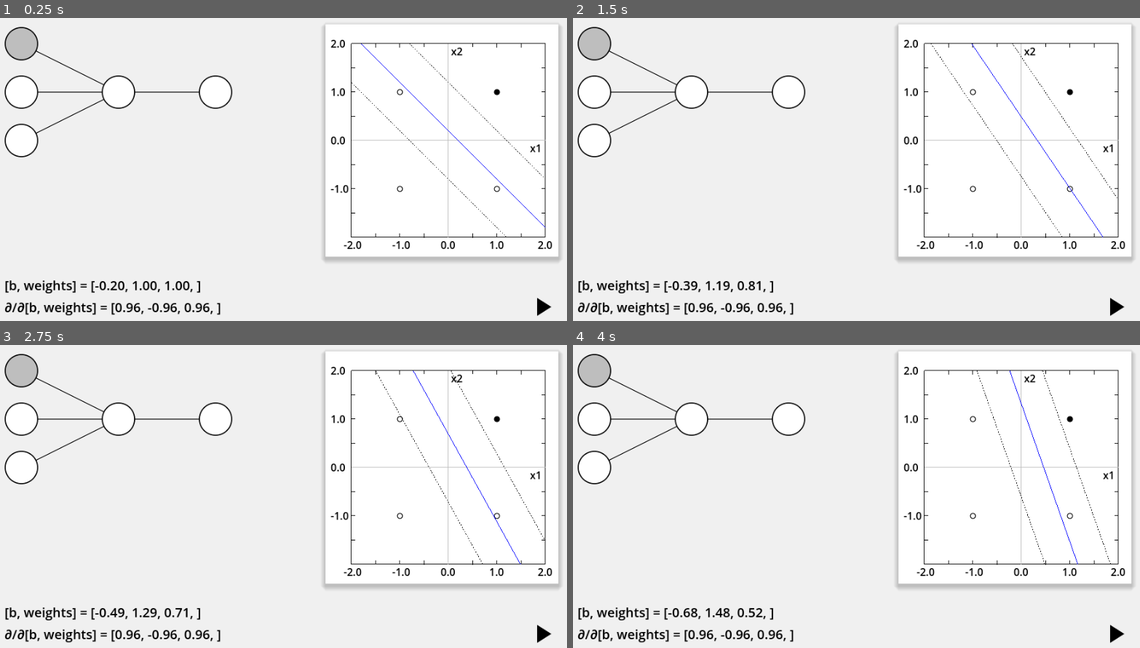
Above: before the commit, frames 1-4 (two rows, left to right).
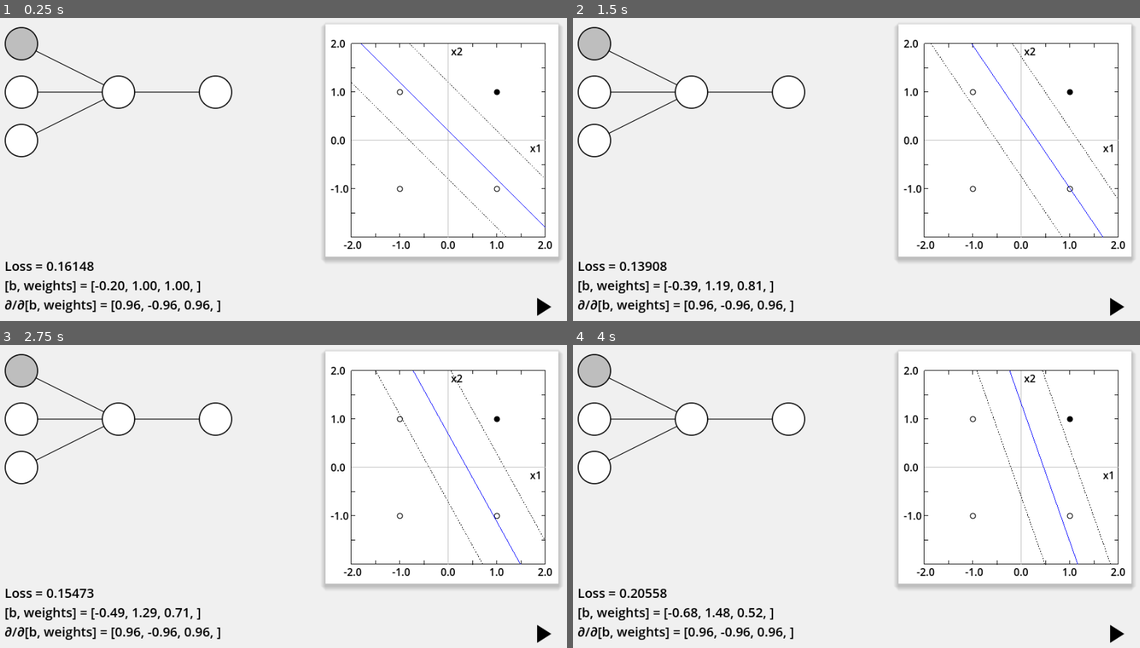
Above: after the commit, the same moments.

Repository: vivisuke/GDNN
Game: Godot game, scene res://main.tscn
Same seed, same stepped clock (60 frames per second), same inputs: the game is played once before the commit and once after it.
Inputs (mouse positions are in pixels of both pictures, inside the frame that each line leads up to):
- Up to frame 1 (0.25 s): no input
- Up to frame 2 (1.5 s): click (1117, 305) at 0.5 s; click (1117, 305) at 1.25 s
- Up to frame 3 (2.75 s): click (544, 632) at 2 s
- Up to frame 4 (4 s): tap Enter at 2.75 s; tap Space at 3.5 s

The runs differ from the first frame. In frame 1, 1.0% of the frame differs, in the area x 0-39%, y 80-99%; in frame 2, 1.0%; in frame 3, 1.0%; in frame 4, 1.0%.

Commit message:
0026 ◎ C 01/07 01/07 0.001│ToDo│現在の loss を画面表示

Diff:
--- a/gdnn/classes/Network.gd
+++ b/gdnn/classes/Network.gd
@@ -2,6 +2,7 @@
 class_name Network
 extends Node
 
+var m_loss				# 平均自乗誤差
 var m_nInputs = 0
 var m_grad = []
 var m_layers = []
@@ -31,7 +32,7 @@
 		m_layers[i].backward(ptr)
 		ptr = m_layers[i].m_grad
 func forward_grad(inputs, tcr_var):		# １つのデータで、loss, ∂L/∂y 計算
-	var loss = 0.0
+	m_loss = 0.0
 	var back = m_layers.back()
 	m_grad.resize(back.m_nOutputs)
 	#m_grad.fill(0.0)
@@ -39,28 +40,28 @@
 	for o in range(m_grad.size()):
 		var d = back.m_outputs[o] - tcr_var[o]
 		m_grad[o] = d
-		loss += d * d / 2.0
-	loss /= m_grad.size()
-	print("loss = ", loss)
+		m_loss += d * d / 2.0
+	m_loss /= m_grad.size()
+	print("loss = ", m_loss)
 func init_dweights():
 	for i in range(m_layers.size()):
 		m_layers[i].init_dweights()
 func forward_backward(inputs, tcr_var):		# １つのデータで、loss, ∂L/∂W 計算
 	forward(inputs)
-	var loss = 0.0
+	m_loss = 0.0
 	var back = m_layers.back()
 	m_grad.resize(back.m_nOutputs)
 	for o in range(m_grad.size()):
 		var d = back.m_outputs[o] - tcr_var[o]
 		m_grad[o] = d
-		loss += d * d / 2.0
-	loss /= m_grad.size()
-	print("loss = ", loss)
+		m_loss += d * d / 2.0
+	m_loss /= m_grad.size()
+	print("loss = ", m_loss)
 	init_dweights()			# dbias, dweights を 0.0 二初期化
 	backward(m_grad)
 	pass
 func forward_backward_batch(inputs, tcr_var):	# 複数データで、loss, ∂L/∂W 計算
-	var loss = 0.0
+	m_loss = 0.0
 	var back = m_layers.back()
 	m_grad.resize(back.m_nOutputs)
 	init_dweights()			# dbias, dweights を 0.0 二初期化
@@ -69,12 +70,12 @@
 		for o in range(m_grad.size()):
 			var d = back.m_outputs[o] - tcr_var[ix][o]
 			m_grad[o] = d
-			loss += d * d / 2.0
+			m_loss += d * d / 2.0
 		backward(m_grad)
-	loss /= m_grad.size() * inputs.size()
-	print("loss = ", loss)
+	m_loss /= m_grad.size() * inputs.size()
+	print("loss = ", m_loss)
 func forward_grad_batch(inputs, tcr_var):		# 複数データで、loss, ∂L/∂y 計算
-	var loss = 0.0
+	m_loss = 0.0
 	var back = m_layers.back()
 	m_grad.resize(back.m_nOutputs)
 	m_grad.fill(0.0)
@@ -84,11 +85,11 @@
 		for o in range(m_grad.size()):
 			var d = back.m_outputs[o] - tcr_var[ix][o]
 			m_grad[o] += d
-			loss += d * d / 2.0
+			m_loss += d * d / 2.0
 	for o in range(m_grad.size()):
 		m_grad[o] /= inputs.size()
-	loss /= m_grad.size() * inputs.size()
-	print("loss = ", loss)
+	m_loss /= m_grad.size() * inputs.size()
+	print("loss = ", m_loss)
 	print("m_grad = ", m_grad)
 	print("")
 func update_weights(alpha):
--- a/gdnn/main.gd
+++ b/gdnn/main.gd
@@ -51,6 +51,7 @@
 	pass # Replace with function body.
 func update_view():
 	$BG.queue_redraw()
+	$LossLabel.text = "Loss = %.5f"%net.m_loss
 	var ly = net.m_layers[0]
 	var txt = ly.weights_text()
 	$WeightsLabel.text = "[b, weights] = " + txt
--- a/gdnn/main.tscn
+++ b/gdnn/main.tscn
@@ -22,6 +22,15 @@
 offset_bottom = 380.0
 script = ExtResource("3_7jq23")
 
+[node name="LossLabel" type="Label" parent="."]
+offset_left = 24.0
+offset_top = 380.0
+offset_right = 157.0
+offset_bottom = 408.0
+theme_override_colors/font_color = Color(0, 0, 0, 1)
+theme_override_font_sizes/font_size = 20
+text = "Loss = "
+
 [node name="WeightsLabel" type="Label" parent="."]
 offset_left = 24.0
 offset_top = 410.0
@@ -33,9 +42,9 @@
 
 [node name="DWeightsLabel" type="Label" parent="."]
 offset_left = 24.0
-offset_top = 444.0
-offset_right = 157.0
-offset_bottom = 472.0
+offset_top = 440.0
+offset_right = 188.0
+offset_bottom = 468.0
 theme_override_colors/font_color = Color(0, 0, 0, 1)
 theme_override_font_sizes/font_size = 20
 text = "∂/∂[b, weights] = "
Not shown, changed: GDNN.spr
